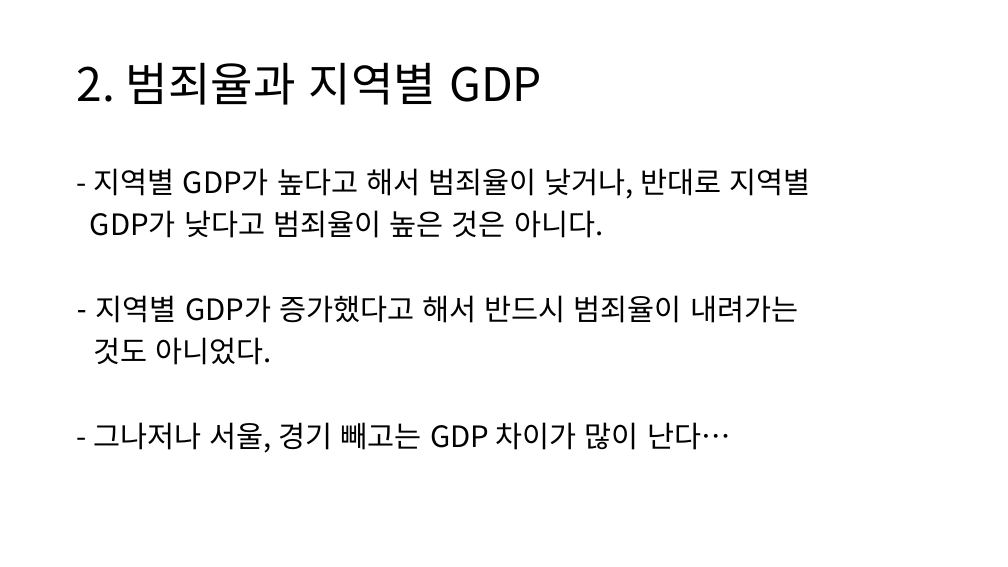
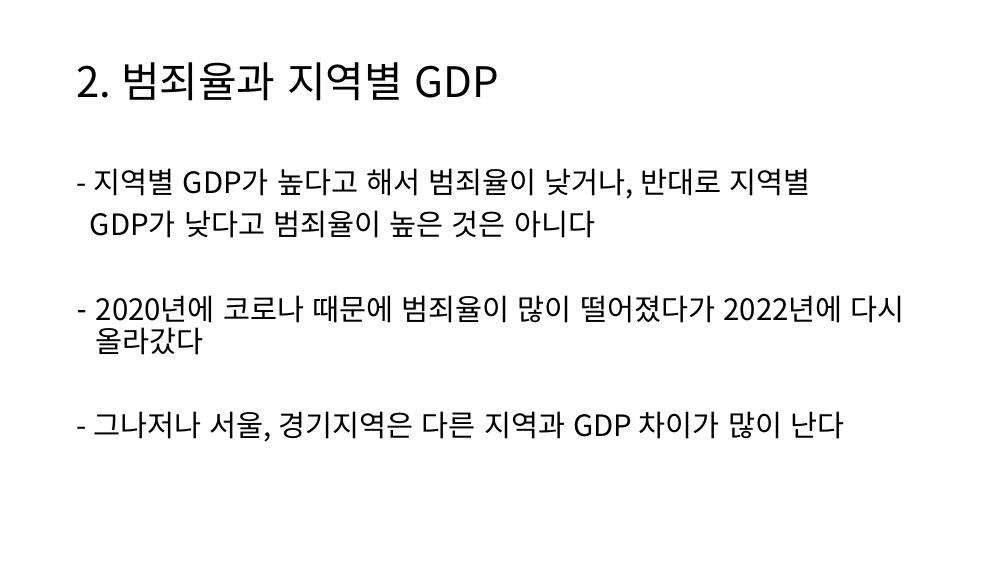
Before and after one commit to KDW8979/KDW, a slide deck: slide 9 of EX_PANDAS06/DAY05/범죄율과 경제지표의 상관관계.pptx. Drawn at 1008x567 pixels with LibreOffice and Linux fonts; fonts in the diff are those of the drawing. Boxes give left, top, right and bottom in pixels: in the first picture for what was removed or moved away, otherwise in the second. Text is boxed around its words. In the diff, an @@ line names an element or a change of style, - is before the commit and + after.

```diff
--- a/EX_PANDAS06/DAY05/범죄율과 경제지표의 상관관계.pptx
+++ b/EX_PANDAS06/DAY05/범죄율과 경제지표의 상관관계.pptx
@@ text "2. 범죄율과 지역별 GDP" at [77, 62, 499, 101]: size 44 to 40 pt @@
@@ text at [90, 210, 905, 442]: text changed @@
-GDP가 낮다고 범죄율이 높은 것은 아니다.
-– 지역별 GDP가 증가했다고 해서 반드시 범죄율이 내려가는
-것도 아니었다.
-- 그나저나 서울, 경기 빼고는 GDP 차이가 많이 난다…
+GDP가 낮다고 범죄율이 높은 것은 아니다
+– 2020년에 코로나 때문에 범죄율이 많이 떨어졌다가 2022년에 다시 올라갔다
+- 그나저나 서울, 경기지역은 다른 지역과 GDP 차이가 많이 난다
```
Also in this commit, not shown: 8 other slides changed, 1 slide added, 21 other files.
